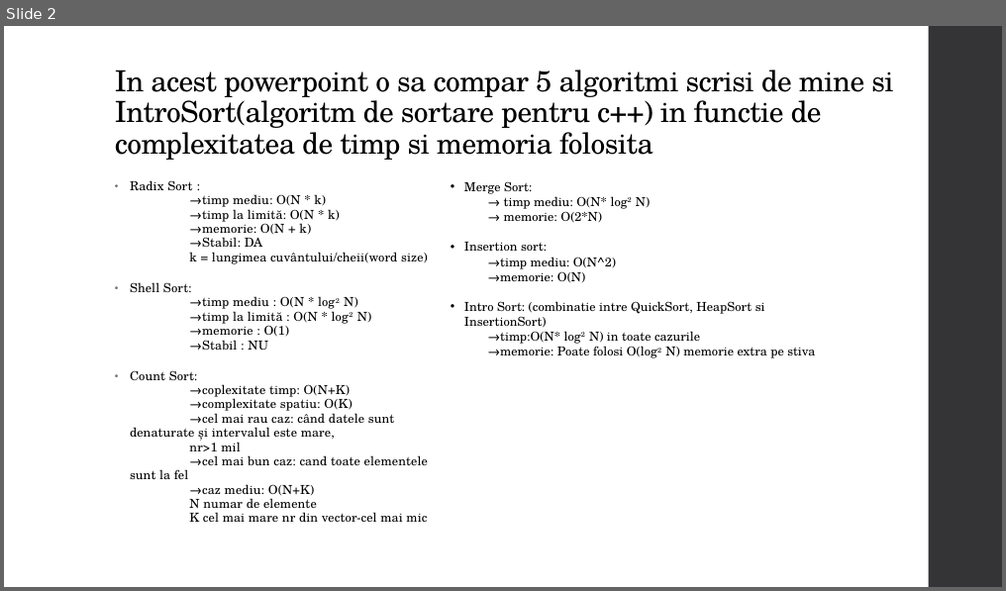
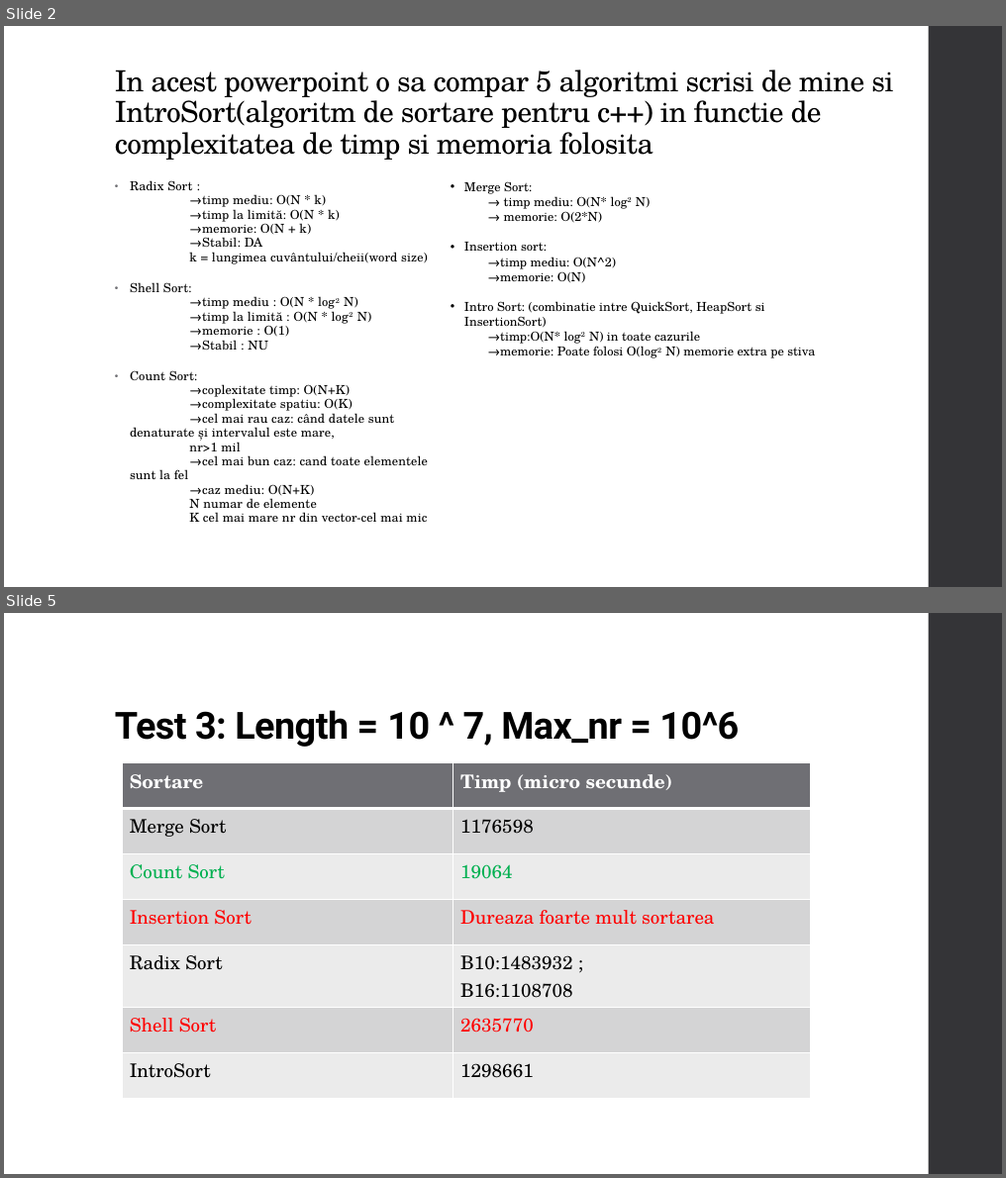
Before and after one commit to CybotTK/Data-Structures, a slide deck: Proiect SD-Algoritmi de sortare.pptx. Shown one above the other, each under a label of ours: slide 2 before the commit, slides 2 and 5 after it; the slides between them are not shown. The pictures are 1006x591 and 1006x1178 pixels, drawn with LibreOffice and Linux fonts; fonts in the diff are those of the drawing. Boxes give left, top, right and bottom in pixels: in the first picture for what was removed or moved away, otherwise in the second. Text is boxed around its words. In the diff, an @@ line names an element or a change of style, - is before the commit and + after.

```diff
--- a/Proiect SD-Algoritmi de sortare.pptx
+++ b/Proiect SD-Algoritmi de sortare.pptx
@@ slide 5 added at (4,613,1002,1174), background #FFFFFF; not listed: 1 template element that a slide beside it also shows @@
@@ title added at (115,710,739,747), 36 pt, text #000000, bold @@
+Test 3: Length = 10 ^ 7, Max_nr = 10^6
@@ table added at (122,762,811,1088), 7 rows, 2 columns @@
+Sortare | Timp (micro secunde)
+Merge Sort | 1176598
+Count Sort | 19064
+Insertion Sort | Dureaza foarte mult sortarea
+Radix Sort | B10:1483932 ; / B16:1108708
+Shell Sort | 2635770
+IntroSort | 1298661
```
Also in this commit, not shown: 2 slides changed, 2 other slides added, 1 slide removed, 2 other files.
